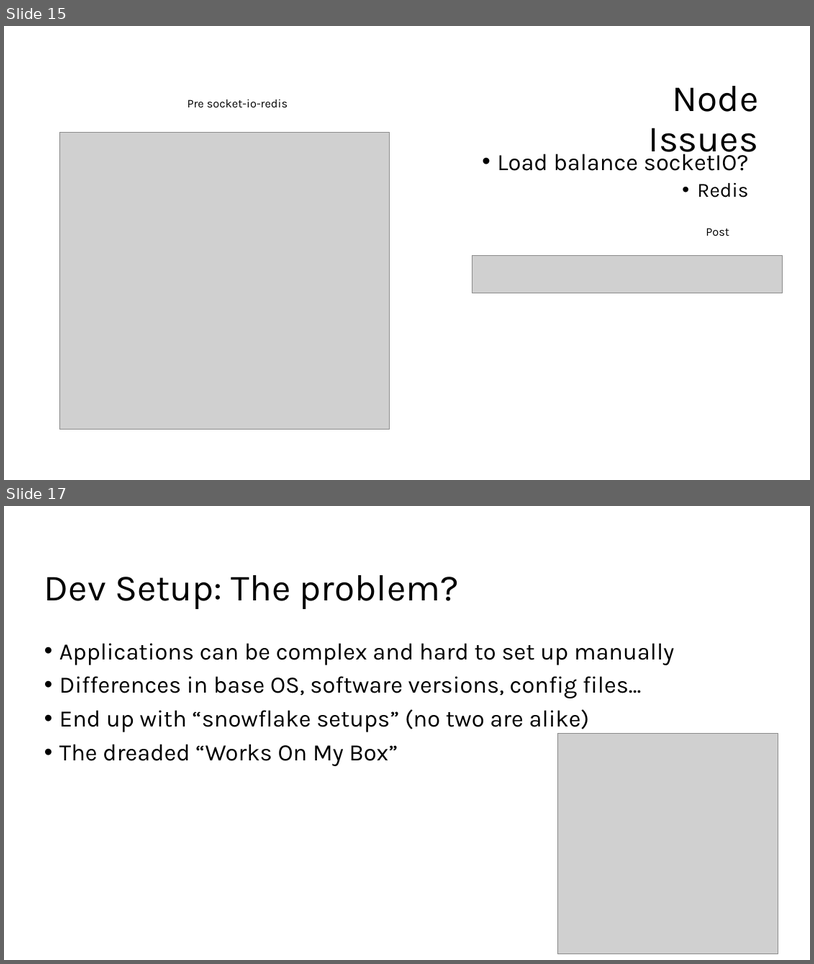
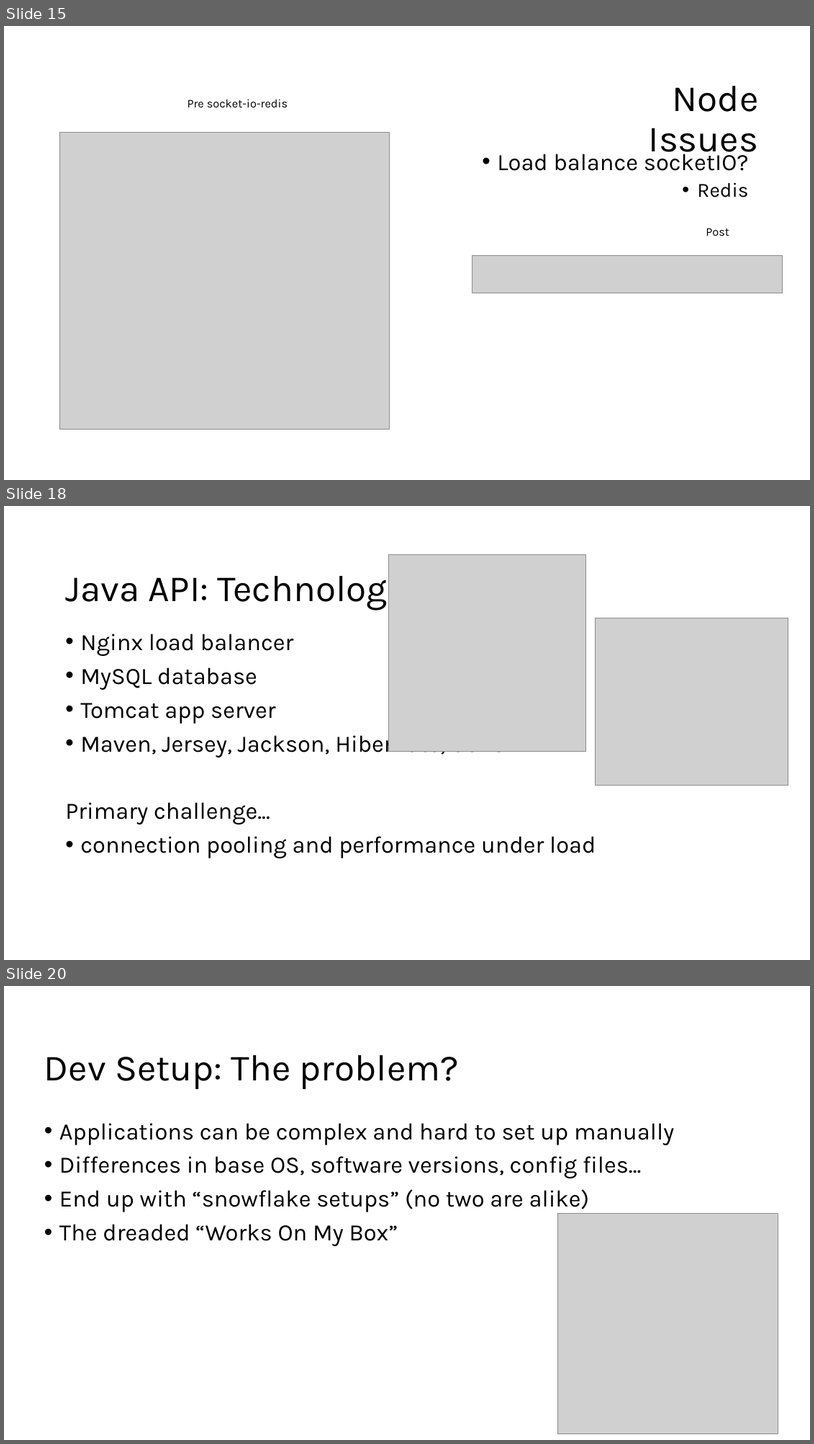
Before and after one commit to justin522/VirtualWhiteboard, a slide deck: Virtual Whiteboard.pptx. Shown one above the other, each under a label of ours: slides 15 and 17 before the commit, slides 15, 18 and 20 after it; the slides between them are not shown. The pictures are 814x964 and 814x1444 pixels, drawn with LibreOffice and Linux fonts; fonts in the diff are those of the drawing; grey boxes stand for pictures; background and template pictures are left out. Boxes give left, top, right and bottom in pixels: in the first picture for what was removed or moved away, otherwise in the second. Text is boxed around its words. In the diff, an @@ line names an element or a change of style, - is before the commit and + after.

```diff
--- a/Virtual Whiteboard.pptx
+++ b/Virtual Whiteboard.pptx
@@ slide 18 added at <box>4,506,810,960</box>, background #FFFFFF @@
@@ title added at <box>65,568,437,610</box>, 44 pt, text #000000 @@
+Java API: Technologies
@@ picture added at <box>389,554,586,751</box> @@
@@ text added at <box>65,633,596,858</box>, 28 pt, text #000000 @@
+• Nginx load balancer
+• MySQL database
+• Tomcat app server
+• Maven, Jersey, Jackson, Hibernate, C3P0
+Primary challenge...
+• connection pooling and performance under load
@@ picture added at <box>596,618,789,785</box> @@
@@ what was slide 17 is now slide 20 @@
```
Also in this commit, not shown: 8 slides changed, 2 other slides added, 1 other file.
